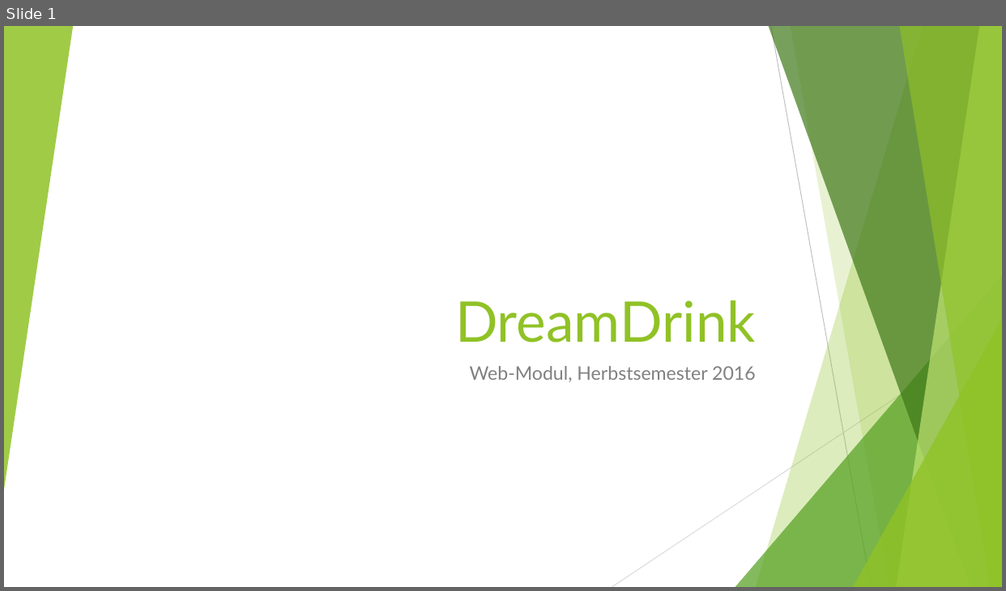
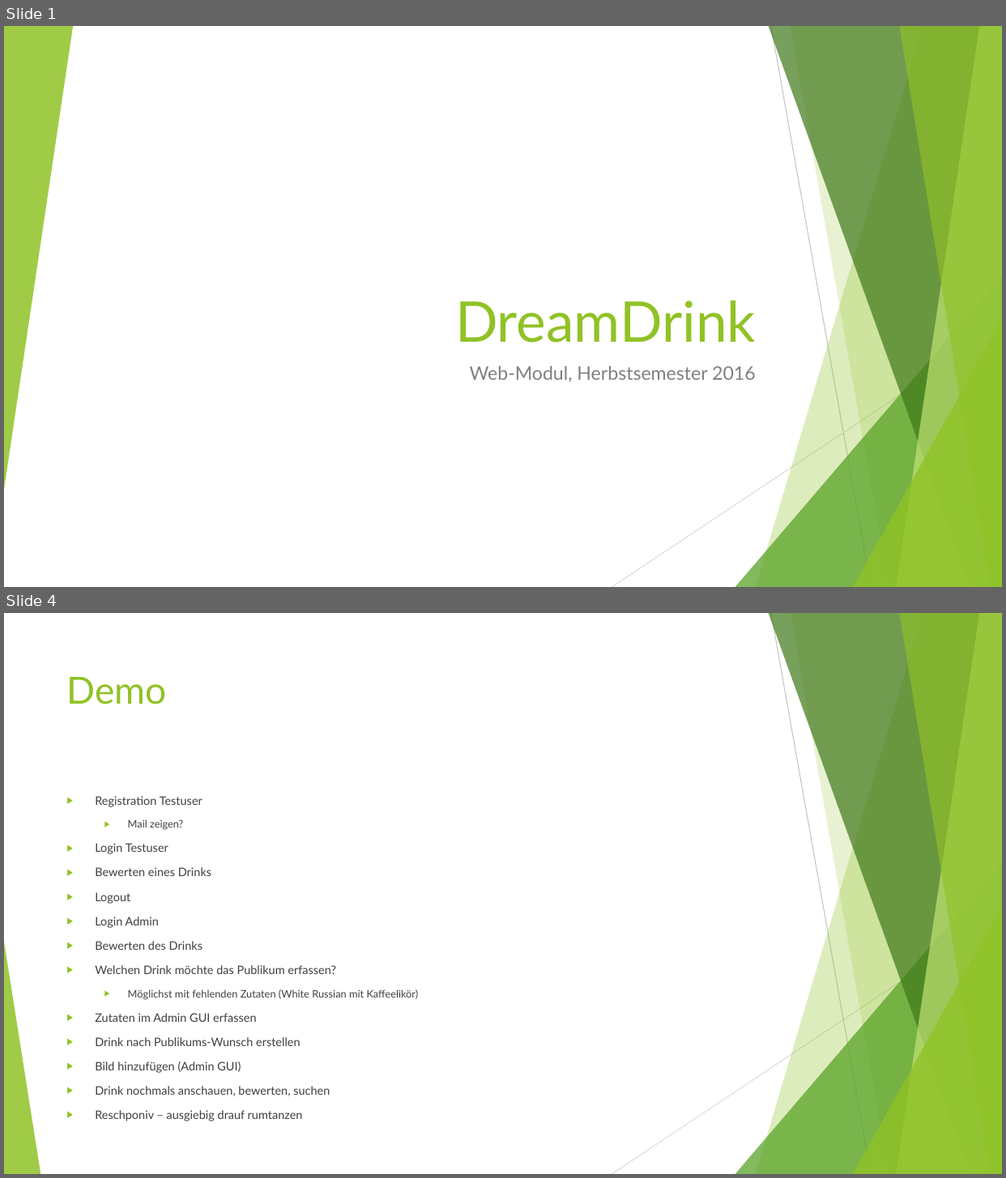
Before and after one commit to SoullessStone/Webmodul_DreamDrink, a slide deck: aufgaben/Präsentation.pptx. Shown one above the other, each under a label of ours: slide 1 before the commit, slides 1 and 4 after it; the slides between them are not shown. The pictures are 1006x591 and 1006x1178 pixels, drawn with LibreOffice and Linux fonts; fonts in the diff are those of the drawing. Boxes give left, top, right and bottom in pixels: in the first picture for what was removed or moved away, otherwise in the second. Text is boxed around its words. In the diff, an @@ line names an element or a change of style, - is before the commit and + after.

Commit message:
pink squirrel, präsentation, drinklist filter

```diff
--- a/aufgaben/Präsentation.pptx
+++ b/aufgaben/Präsentation.pptx
@@ slide 4 added at <box>4,613,1002,1174</box>, background #FFFFFF; not listed: 9 template elements that a slide beside it also shows @@
@@ title added at <box>67,677,167,705</box>, 36 pt, text #90C226 @@
+Demo
@@ text added at <box>95,796,419,1097</box>, 11.2 pt, text #404040 @@
+▶ Registration Testuser
+  ▶ Mail zeigen?
+▶ Login Testuser
+▶ Bewerten eines Drinks
+▶ Logout
+▶ Login Admin
+▶ Bewerten des Drinks
+▶ Welchen Drink möchte das Publikum erfassen?
+  ▶ Möglichst mit fehlenden Zutaten (White Russian mit Kaffeelikör)
+▶ Zutaten im Admin GUI erfassen
+▶ Drink nach Publikums-Wunsch erstellen
+▶ Bild hinzufügen (Admin GUI)
+▶ Drink nochmals anschauen, bewerten, suchen
+▶ Reschponiv – ausgiebig drauf rumtanzen
@@ triangle added at <box>4,942,40,1174</box>, fill #90C226 at 85% opacity @@
```
Also in this commit, not shown: 2 slides changed, 2 other slides added, 4 other files.
